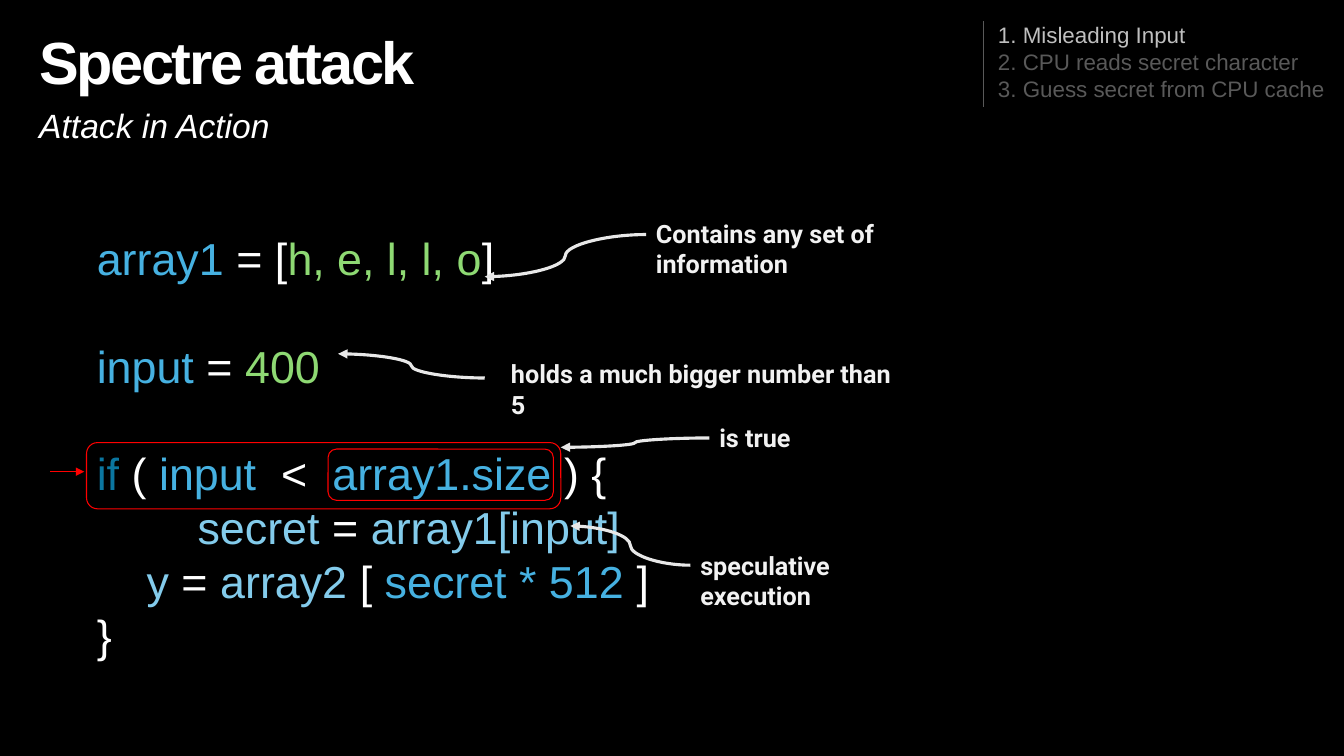
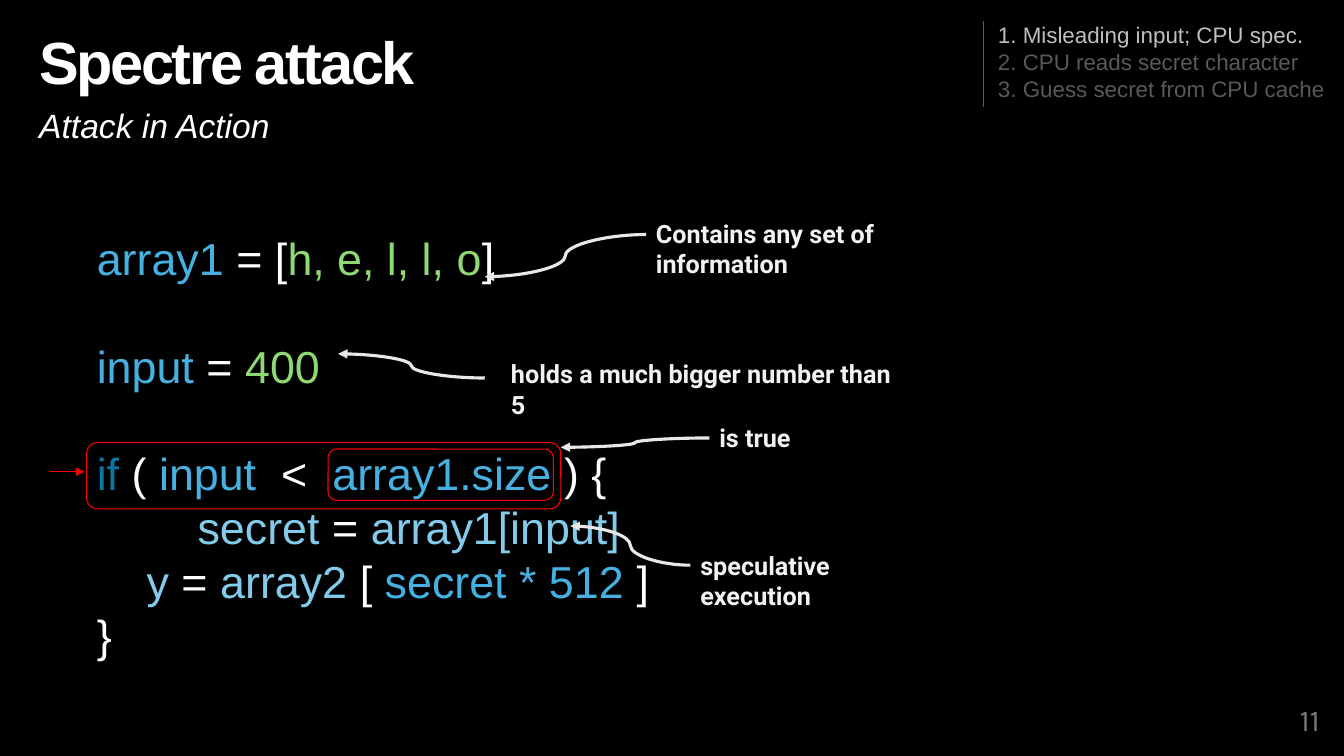
Before and after one commit to sroy729/FDP-Cybersecurity, a slide deck: slide 11 of slides/FDP-Cybersecurity.pptx (slide 12 before the commit). Drawn at 1344x756 pixels with LibreOffice and Linux fonts; fonts in the diff are those of the drawing. Boxes give left, top, right and bottom in pixels: in the first picture for what was removed or moved away, otherwise in the second. Text is boxed around its words. In the diff, an @@ line names an element or a change of style, - is before the commit and + after.

```diff
--- a/slides/FDP-Cybersecurity.pptx
+++ b/slides/FDP-Cybersecurity.pptx
@@ text at (998, 26, 1303, 48): text changed @@
-1. Misleading Input
+1. Misleading input; CPU spec.
@@ page number added at (1300, 712, 1320, 731), 18 pt, text #000000 @@
+11
```
Also in this commit, not shown: 30 other slides changed, 2 slides added, 1 slide removed.
